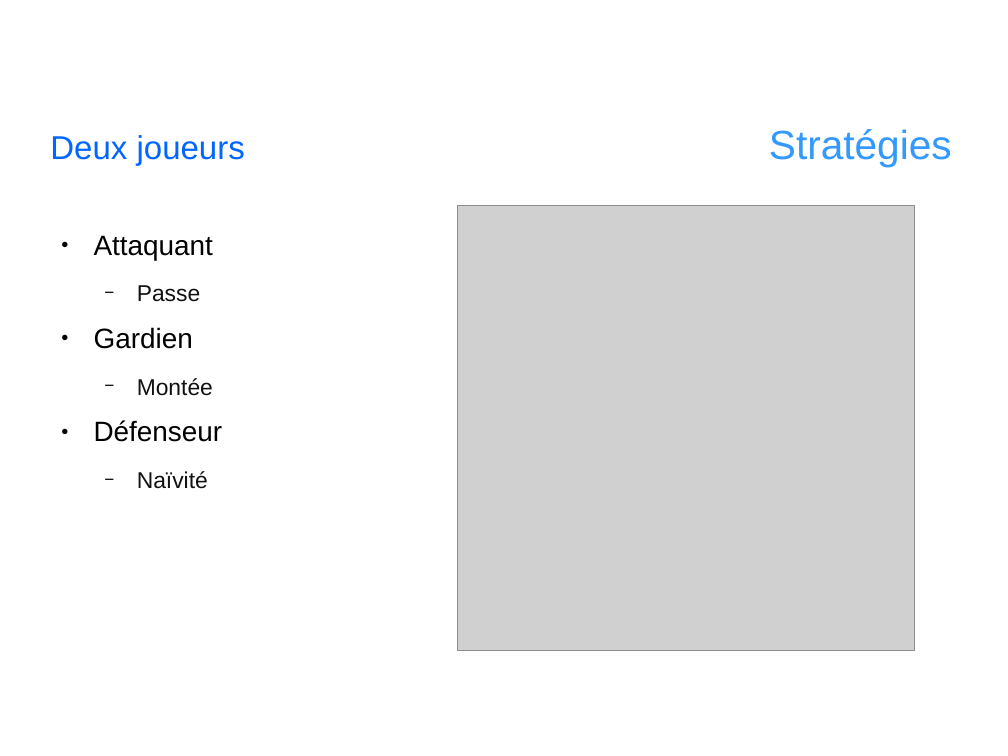
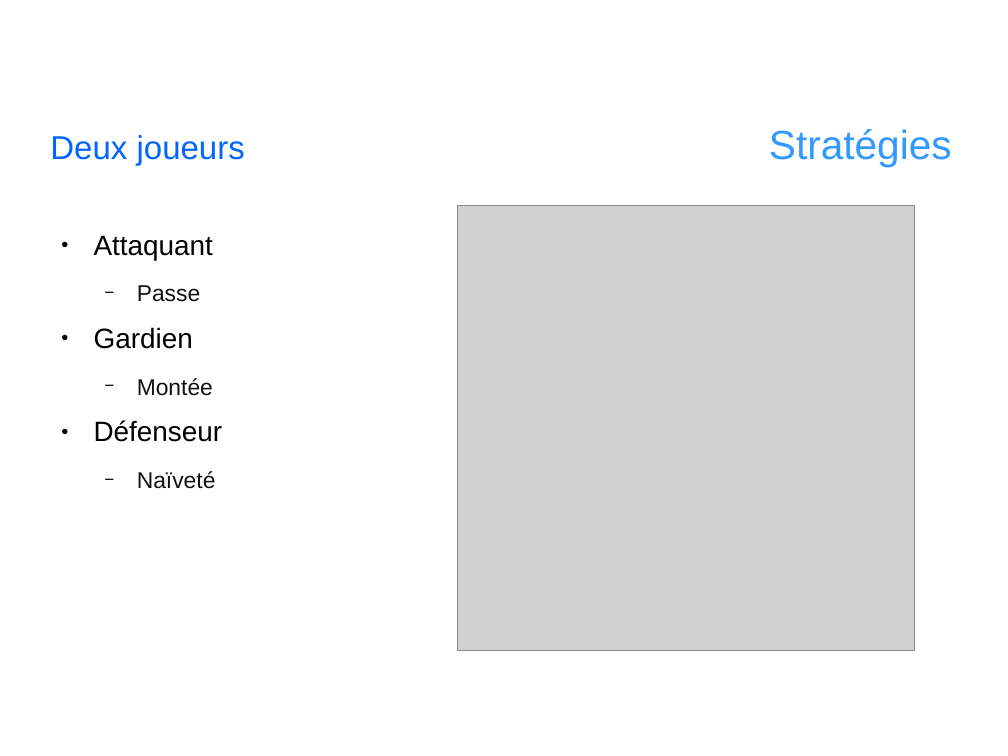
Before and after one commit to angelo-ortiz/SoccerSimulator-2017, a slide deck: slide 10 of report/Presentation.odp. Drawn at 1008x756 pixels with LibreOffice and Linux fonts; fonts in the diff are those of the drawing; grey boxes stand for pictures; background and template pictures are left out. Boxes give left, top, right and bottom in pixels: in the first picture for what was removed or moved away, otherwise in the second. Text is boxed around its words. In the diff, an @@ line names an element or a change of style, - is before the commit and + after.

```diff
--- a/report/Presentation.odp
+++ b/report/Presentation.odp
@@ text at <box>137,471,216,489</box>: text changed @@
-  − Naïvité
+  − Naïveté
```
Also in this commit, not shown: 3 other slides changed, 1 other file.
